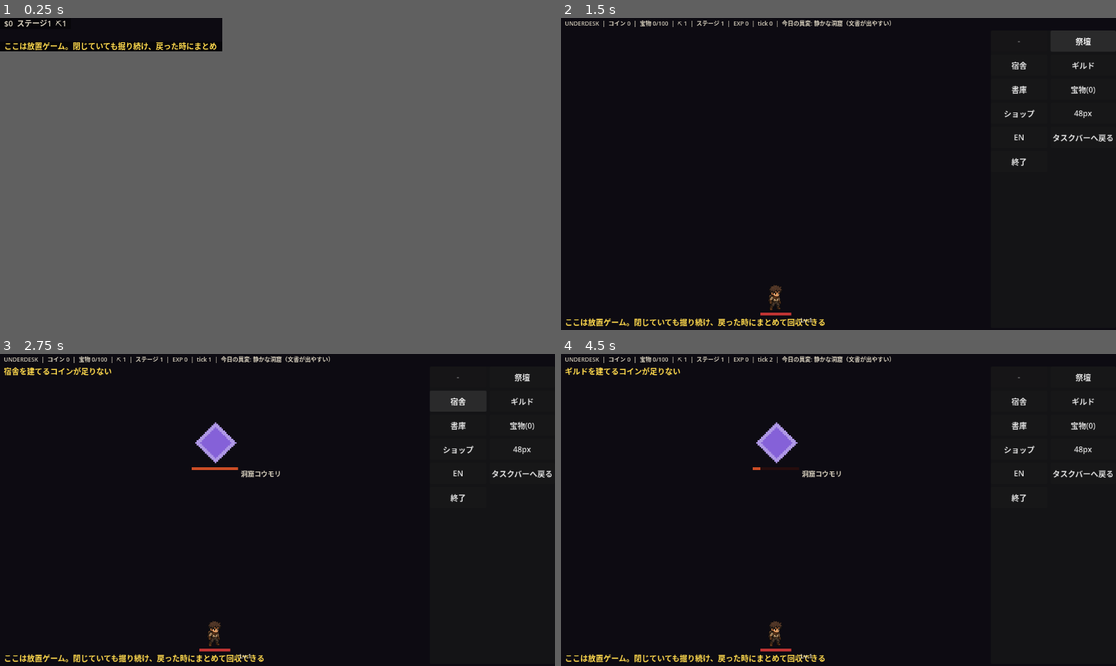
Above: before the commit, frames 1-4 (two rows, left to right).
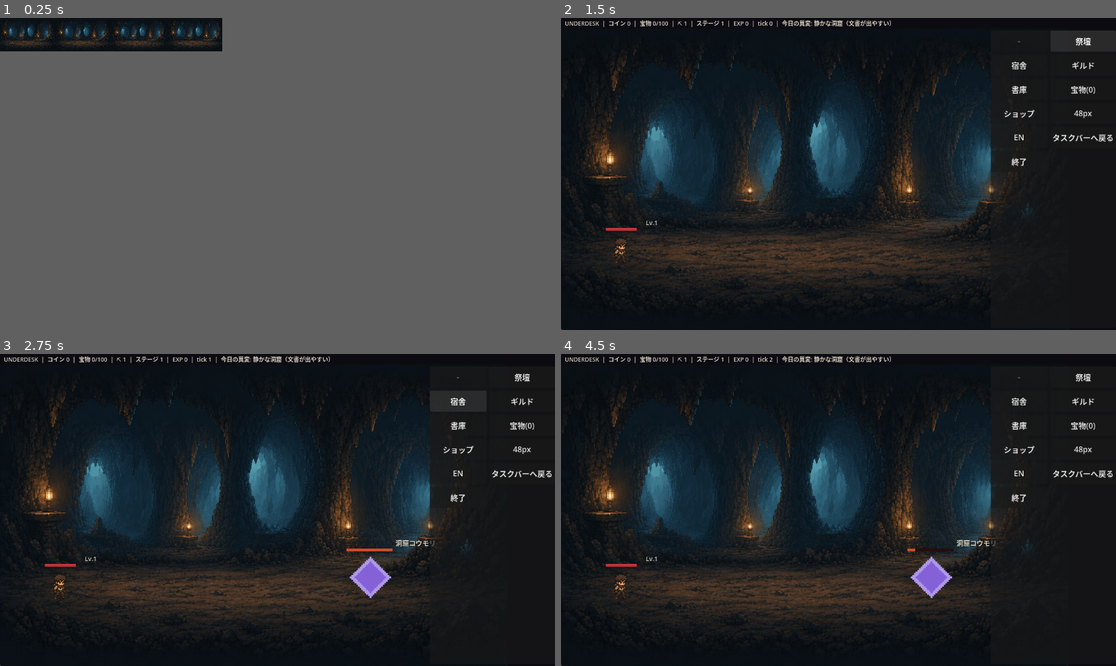
Above: after the commit, the same moments.

Repository: jinsei0604/UnderDesk
Game: Godot game, scene res://src/ui/main.tscn
Two runs of this game, one before a commit and one after it. Both use one fixed random seed, a clock stepped at 60 frames per second and the inputs below.
Inputs (mouse positions are in pixels of both pictures, inside the frame that each line leads up to):
- Up to frame 1 (0.25 s): no input
- Up to frame 2 (1.5 s): tap Enter at 0.5 s; drag from (672, 33) to (694, 27) at 0.52 s; click "祭壇" at 1.25 s
- Up to frame 3 (2.75 s): click "宿舎" at 2 s
- Up to frame 4 (4.5 s): click "ギルド" at 2.75 s; click "書庫" at 3.5 s; click "OK" at 4.25 s

The runs differ from the first frame. In frame 1, 1.6% of the frame differs, in the area x 0-40%, y 0-11%; in frame 2, 23%; in frame 3, 24%, in the area x 0-86%, y 4-100%; in frame 4, 24%.

Commit message:
Restore cave backdrop and place party/enemy on the cave floor
The digging-removal rewrite dropped _draw_grid's backdrop call along
with the grid it painted, leaving the battle view a flat color. Bring
back dig_background.png behind the idle/boss view. Enemy now stands on
the right and the party on the left (both facing each other across the
cave, feet planted on the art's floor line) instead of enemy-above/
party-below, which read wrong against a horizontally-scrolling cave.
Background creeps forward per sim.total_kills (a new monotonic kill
counter, since exp_pool drains on level-ups and can't drive a
forward-only scroll) so defeating an enemy visibly advances the walk.

Diff:
--- a/src/core/sim.gd
+++ b/src/core/sim.gd
@@ -56,6 +56,10 @@
 var exp_pool: int = 0
 var boss_active: bool = false
 var boss_hp: int = 0
+## Every trash + boss kill, ever. Monotonic (unlike exp_pool, which drains
+## on level-ups) — UI uses it to scroll the cave backdrop as a sense of
+## forward progress each time an enemy falls.
+var total_kills: int = 0
 var stages: UDStageDB
 var enemies: UDEnemyDB
 var skills: UDSkillDB
@@ -250,6 +254,7 @@
 
 
 func _grant_kill_rewards(def: Dictionary, stage: Dictionary) -> void:
+	total_kills += 1
 	exp_pool += int(def.get("exp", 0))
 	inventory[UD.RES_GOLD] = int(inventory.get(UD.RES_GOLD, 0)) + int(def.get("coins", 0))
 	if daily_effect == "gold_per_kill":
@@ -652,6 +657,7 @@
 		"exp_pool": exp_pool,
 		"boss_active": boss_active,
 		"boss_hp": boss_hp,
+		"total_kills": total_kills,
 	}
 
 
@@ -774,4 +780,5 @@
 		sim.exp_pool = int(d.get("exp_pool", 0))
 		sim.boss_active = bool(d.get("boss_active", false))
 		sim.boss_hp = int(d.get("boss_hp", 0))
+		sim.total_kills = int(d.get("total_kills", 0))
 	return sim
--- a/src/ui/main.gd
+++ b/src/ui/main.gd
@@ -15,6 +15,7 @@
 const COLOR_MP_BAR := Color(0.25, 0.45, 0.85)
 const COLOR_ENEMY_HP_BAR := Color(0.8, 0.3, 0.15)
 const COLOR_GATE_BADGE := Color(1.0, 0.5, 0.2)
+const COLOR_DIG_ROCKMASS := Color(0.1, 0.09, 0.12)
 
 var sim: UDSim
 var settings: UDSettings
@@ -357,6 +358,12 @@
 const ENEMY_ICON_PX: int = 96
 const PARTY_ICON_PX: int = 64
 const BAR_HEIGHT: int = 6
+## Where dig_background.png's floor plane sits, as a fraction of the view
+## height (measured from the shipped art: the lit floor band runs roughly
+## 0.70-0.82 down the image). Enemy/party icons plant their feet here
+## instead of floating over the cave ceiling.
+const GROUND_FRAC: float = 0.78
+const SIDE_MARGIN_FRAC: float = 0.14
 
 
 func _view_rect() -> Rect2 :
@@ -367,22 +374,50 @@
 
 func _draw_battle() -> void:
 	var view := _view_rect()
+	_draw_backdrop(view)
 	_draw_enemy(view)
 	_draw_party_row(view)
 
 
+const SCROLL_PX_PER_KILL: float = 18.0
+
+
+## Cave backdrop behind the battle view. Digging no longer scrolls a grid,
+## so instead the tiled dig_background.png creeps right by a fixed step
+## every time sim.total_kills ticks up (i.e. every kill, trash or boss) —
+## a visible sense of walking forward each time an enemy falls.
+func _draw_backdrop(view: Rect2) -> void:
+	if not art.has_art("dig_background"):
+		draw_rect(view, COLOR_DIG_ROCKMASS)
+		return
+	var tex := art.texture("dig_background")
+	var scale := view.size.y / float(tex.get_height())
+	var tile_w := tex.get_width() * scale
+	var offset := fmod(float(sim.total_kills) * SCROLL_PX_PER_KILL, tile_w)
+	var tx := view.position.x - offset
+	while tx < view.position.x + view.size.x:
+		draw_texture_rect(tex, Rect2(Vector2(tx, view.position.y), Vector2(tile_w, view.size.y)), false)
+		tx += tile_w
+
+
+func _ground_y(view: Rect2) -> float:
+	return view.position.y + view.size.y * GROUND_FRAC
+
+
+## Enemy stands on the right, facing the party across the cave floor.
 func _draw_enemy(view: Rect2) -> void:
 	if sim.enemy_id == "" or not enemy_db.has_enemy(sim.enemy_id):
 		return
 	var def := enemy_db.get_enemy(sim.enemy_id)
 	var icon_px := ENEMY_ICON_PX if not settings.resident_mode else mini(int(view.size.y) - 4, 32)
-	var center_x := view.position.x + view.size.x / 2.0
-	var top := view.position.y + view.size.y * 0.18
+	var center_x := view.position.x + view.size.x * (1.0 - SIDE_MARGIN_FRAC)
+	var ground_y := _ground_y(view)
+	var top := maxf(view.position.y, ground_y - icon_px)
 	var icon := art.icon_or_placeholder("enemy_%s" % sim.enemy_id, sim.enemy_id, "gem")
 	var rect := Rect2(Vector2(center_x - icon_px / 2.0, top), Vector2(icon_px, icon_px))
 	draw_texture_rect(icon, rect, false)
 	var max_hp := int(def["hp"])
-	var bar_y := top + icon_px + 4
+	var bar_y := top - BAR_HEIGHT - 4
 	var bar_rect := Rect2(Vector2(center_x - icon_px / 2.0, bar_y), Vector2(icon_px, BAR_HEIGHT))
 	draw_rect(bar_rect, COLOR_HP_BAR_BG)
 	var frac := clampf(float(sim.enemy_hp) / float(maxi(1, max_hp)), 0.0, 1.0)
@@ -391,18 +426,21 @@
 		var font := ThemeDB.fallback_font
 		var name_text := locale.text(str(def["name_key"]))
 		draw_string(
-			font, Vector2(center_x, bar_y + 20), name_text,
+			font, Vector2(center_x, bar_y - 6), name_text,
 			HORIZONTAL_ALIGNMENT_CENTER, icon_px * 2, 14, COLOR_HUD_TEXT
 		)
 
 
+## Party stands on the left, clustered near the protagonist rather than
+## spread across the view, facing the enemy on the right across the floor.
 func _draw_party_row(view: Rect2) -> void:
 	if settings.resident_mode or sim.minions.is_empty():
 		return
 	var count := sim.minions.size()
-	var spacing := minf(120.0, view.size.x / float(count + 1))
-	var start_x := view.position.x + (view.size.x - spacing * (count - 1)) / 2.0
-	var y := view.position.y + view.size.y - PARTY_ICON_PX - 40.0
+	var spacing := minf(PARTY_ICON_PX * 0.6, view.size.x / float(count + 1))
+	var start_x := view.position.x + view.size.x * SIDE_MARGIN_FRAC
+	var ground_y := _ground_y(view)
+	var top := maxf(view.position.y, ground_y - PARTY_ICON_PX)
 	var font := ThemeDB.fallback_font
 	for slot_index in count:
 		var unit: UDMinion = sim.minions[slot_index]
@@ -410,15 +448,15 @@
 		var art_variant := _minion_art_variant(slot_index)
 		var art_key := art.minion_key(art_variant)
 		var icon := art.icon_or_placeholder(art_key, "minion_%d" % slot_index, "rune")
-		var rect := Rect2(Vector2(x - PARTY_ICON_PX / 2.0, y), Vector2(PARTY_ICON_PX, PARTY_ICON_PX))
+		var rect := Rect2(Vector2(x - PARTY_ICON_PX / 2.0, top), Vector2(PARTY_ICON_PX, PARTY_ICON_PX))
 		draw_texture_rect(icon, rect, false)
 		var bar_w := PARTY_ICON_PX
-		var hp_y := y + PARTY_ICON_PX + 4
+		var hp_y := top - BAR_HEIGHT - 4
 		draw_rect(Rect2(Vector2(x - bar_w / 2.0, hp_y), Vector2(bar_w, BAR_HEIGHT)), COLOR_HP_BAR_BG)
 		var hp_frac := clampf(float(unit.hp) / float(maxi(1, sim.unit_max_hp(unit))), 0.0, 1.0)
 		draw_rect(Rect2(Vector2(x - bar_w / 2.0, hp_y), Vector2(bar_w * hp_frac, BAR_HEIGHT)), COLOR_HP_BAR)
 		draw_string(
-			font, Vector2(x, hp_y + 20), "Lv.%d" % unit.level,
+			font, Vector2(x, hp_y - 6), "Lv.%d" % unit.level,
 			HORIZONTAL_ALIGNMENT_CENTER, bar_w * 2, 13, COLOR_HUD_TEXT
 		)
 
--- a/tests/core/test_auto_battle.gd
+++ b/tests/core/test_auto_battle.gd
@@ -45,6 +45,22 @@
 	assert_gt(int(sim.inventory[UD.RES_GOLD]), gold_at_gate, "trash keeps paying coins while gated")
 
 
+func test_total_kills_counts_every_trash_kill() -> void:
+	var sim := UDSim.new_game(UDTestFixtures.enemies(), UDTestFixtures.stages(), 11)
+	assert_eq(sim.total_kills, 0, "no kills before the first tick")
+	sim.advance(300)
+	assert_gt(sim.total_kills, 0, "trash kills accumulate unattended")
+
+
+func test_total_kills_survives_save_roundtrip() -> void:
+	var sim := UDSim.new_game(UDTestFixtures.enemies(), UDTestFixtures.stages(), 11)
+	sim.advance(300)
+	var restored := UDSim.from_dict(
+		sim.to_dict(), UDTestFixtures.enemies(), UDTestFixtures.stages()
+	)
+	assert_eq(restored.total_kills, sim.total_kills, "kill count is not dig-era state")
+
+
 func test_auto_battle_is_deterministic() -> void:
 	var a := UDSim.new_game(UDTestFixtures.enemies(), UDTestFixtures.stages(0.5), 99)
 	var b := UDSim.new_game(UDTestFixtures.enemies(), UDTestFixtures.stages(0.5), 99)
